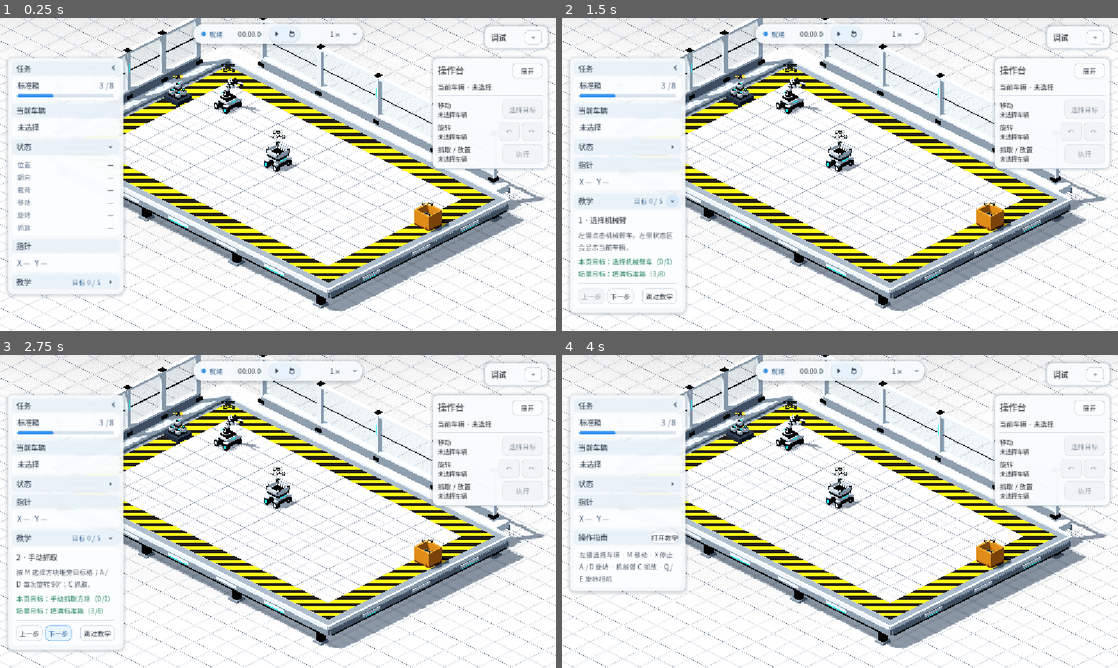
Above: before the commit, frames 1-4 (two rows, left to right).
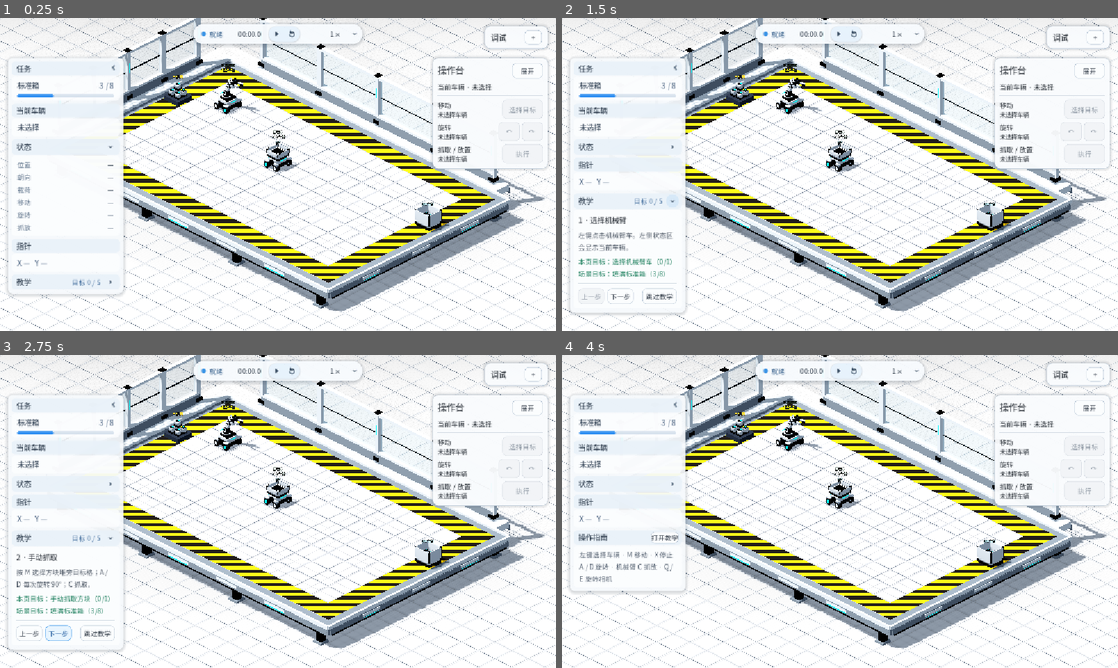
Above: after the commit, the same moments.

Repository: Ri0n72Y/automata
Game: Godot game, scene res://scenes/scene_01/scene_01_basic_packing.tscn
Two runs of this game, one before a commit and one after it. Both use one fixed random seed, a clock stepped at 60 frames per second and the inputs below.
Inputs (mouse positions are in pixels of both pictures, inside the frame that each line leads up to):
- Up to frame 1 (0.25 s): no input
- Up to frame 2 (1.5 s): click (673, 146) at 0.5 s; click (673, 199) at 1.27 s
- Up to frame 3 (2.75 s): click "下一步" at 2 s
- Up to frame 4 (4 s): click "上一步" at 2.75 s; click "跳过教学" at 3.5 s

The runs differ from the first frame. In frame 1, 0.3% of the frame differs, in the area x 74-81%, y 59-68%; in frame 2, 0.3%; in frame 3, 0.3%; in frame 4, 0.3%.

Commit message:
art(scene-01): upgrade receiver box hard-surface visual

Diff:
--- a/scenes/scene_01/objects/standard_box.tscn
+++ b/scenes/scene_01/objects/standard_box.tscn
@@ -1,8 +1,13 @@
-[gd_scene load_steps=10 format=3 uid="uid://d3qj14box001"]
+[gd_scene load_steps=13 format=3 uid="uid://d3qj14box001"]
 
 [ext_resource type="Script" path="res://scripts/scene_01/scene_01_item_receiver_node.gd" id="1_node"]
 [ext_resource type="Script" path="res://scripts/objects/standard_box.gd" id="2_resource"]
 [ext_resource type="PackedScene" path="res://scenes/scene_01/objects/standard_block_placeholder.tscn" id="3_block"]
+[ext_resource type="Material" path="res://scenes/scene_01/materials/painted_white.tres" id="4_white"]
+[ext_resource type="Material" path="res://scenes/scene_01/materials/dark_mechanical_metal.tres" id="5_dark"]
+[ext_resource type="Material" path="res://scenes/scene_01/materials/cyan_emissive.tres" id="6_cyan"]
+[ext_resource type="ArrayMesh" path="res://assets/scene_01/meshes/rounded_shell.obj" id="7_shell"]
+[ext_resource type="ArrayMesh" path="res://assets/scene_01/meshes/beveled_panel.obj" id="8_panel"]
 
 [sub_resource type="Resource" id="Resource_box"]
 resource_local_to_scene = true
@@ -11,24 +16,17 @@
 capacity = 8
 initial_count = 3
 
-[sub_resource type="StandardMaterial3D" id="CrateMaterial"]
-albedo_color = Color(0.36, 0.18, 0.07, 1)
-metallic = 0.08
-roughness = 0.78
+[sub_resource type="CylinderMesh" id="CornerPostMesh"]
+top_radius = 0.032
+bottom_radius = 0.032
+height = 0.54
+radial_segments = 16
 
-[sub_resource type="StandardMaterial3D" id="RimMaterial"]
-albedo_color = Color(0.72, 0.42, 0.12, 1)
-metallic = 0.18
-roughness = 0.58
+[sub_resource type="BoxMesh" id="StatusStripMesh"]
+size = Vector3(0.42, 0.035, 0.022)
 
-[sub_resource type="BoxMesh" id="BaseMesh"]
-size = Vector3(0.9, 0.18, 0.82)
-
-[sub_resource type="BoxMesh" id="SideWallMesh"]
-size = Vector3(0.08, 0.62, 0.82)
-
-[sub_resource type="BoxMesh" id="FrontWallMesh"]
-size = Vector3(0.9, 0.62, 0.08)
+[sub_resource type="BoxMesh" id="InnerRailMesh"]
+size = Vector3(0.045, 0.12, 0.58)
 
 [node name="StandardBox" type="Node3D"]
 script = ExtResource("1_node")
@@ -38,30 +36,82 @@
 [node name="VisualRoot" type="Node3D" parent="."]
 unique_name_in_owner = true
 
-[node name="Base" type="MeshInstance3D" parent="VisualRoot"]
-position = Vector3(0, 0.09, 0)
-mesh = SubResource("BaseMesh")
-material_override = SubResource("CrateMaterial")
+[node name="LowerPlinth" type="MeshInstance3D" parent="VisualRoot"]
+position = Vector3(0, 0.075, 0)
+scale = Vector3(0.92, 0.12, 0.84)
+mesh = ExtResource("7_shell")
+material_override = ExtResource("5_dark")
+
+[node name="OuterBase" type="MeshInstance3D" parent="VisualRoot"]
+position = Vector3(0, 0.155, 0)
+scale = Vector3(0.84, 0.13, 0.76)
+mesh = ExtResource("7_shell")
+material_override = ExtResource("4_white")
+
+[node name="InnerBed" type="MeshInstance3D" parent="VisualRoot"]
+position = Vector3(0, 0.205, 0)
+scale = Vector3(0.68, 0.025, 0.58)
+mesh = ExtResource("8_panel")
+material_override = ExtResource("5_dark")
 
 [node name="WallLeft" type="MeshInstance3D" parent="VisualRoot"]
-position = Vector3(-0.41, 0.4, 0)
-mesh = SubResource("SideWallMesh")
-material_override = SubResource("RimMaterial")
+position = Vector3(-0.405, 0.46, 0)
+scale = Vector3(0.055, 0.5, 0.72)
+mesh = ExtResource("8_panel")
+material_override = ExtResource("4_white")
 
 [node name="WallRight" type="MeshInstance3D" parent="VisualRoot"]
-position = Vector3(0.41, 0.4, 0)
-mesh = SubResource("SideWallMesh")
-material_override = SubResource("RimMaterial")
+position = Vector3(0.405, 0.46, 0)
+scale = Vector3(0.055, 0.5, 0.72)
+mesh = ExtResource("8_panel")
+material_override = ExtResource("4_white")
 
 [node name="WallFront" type="MeshInstance3D" parent="VisualRoot"]
-position = Vector3(0, 0.4, -0.37)
-mesh = SubResource("FrontWallMesh")
-material_override = SubResource("RimMaterial")
+position = Vector3(0, 0.46, -0.365)
+scale = Vector3(0.76, 0.5, 0.055)
+mesh = ExtResource("8_panel")
+material_override = ExtResource("4_white")
 
 [node name="WallRear" type="MeshInstance3D" parent="VisualRoot"]
-position = Vector3(0, 0.4, 0.37)
-mesh = SubResource("FrontWallMesh")
-material_override = SubResource("RimMaterial")
+position = Vector3(0, 0.46, 0.365)
+scale = Vector3(0.76, 0.5, 0.055)
+mesh = ExtResource("8_panel")
+material_override = ExtResource("4_white")
+
+[node name="InnerRailLeft" type="MeshInstance3D" parent="VisualRoot"]
+position = Vector3(-0.34, 0.31, 0)
+mesh = SubResource("InnerRailMesh")
+material_override = ExtResource("5_dark")
+
+[node name="InnerRailRight" type="MeshInstance3D" parent="VisualRoot"]
+position = Vector3(0.34, 0.31, 0)
+mesh = SubResource("InnerRailMesh")
+material_override = ExtResource("5_dark")
+
+[node name="CornerPostFrontLeft" type="MeshInstance3D" parent="VisualRoot"]
+position = Vector3(-0.405, 0.47, -0.365)
+mesh = SubResource("CornerPostMesh")
+material_override = ExtResource("5_dark")
+
+[node name="CornerPostFrontRight" type="MeshInstance3D" parent="VisualRoot"]
+position = Vector3(0.405, 0.47, -0.365)
+mesh = SubResource("CornerPostMesh")
+material_override = ExtResource("5_dark")
+
+[node name="CornerPostRearLeft" type="MeshInstance3D" parent="VisualRoot"]
+position = Vector3(-0.405, 0.47, 0.365)
+mesh = SubResource("CornerPostMesh")
+material_override = ExtResource("5_dark")
+
+[node name="CornerPostRearRight" type="MeshInstance3D" parent="VisualRoot"]
+position = Vector3(0.405, 0.47, 0.365)
+mesh = SubResource("CornerPostMesh")
+material_override = ExtResource("5_dark")
+
+[node name="ReceiverStatusStrip" type="MeshInstance3D" parent="VisualRoot"]
+position = Vector3(0, 0.23, -0.398)
+mesh = SubResource("StatusStripMesh")
+material_override = ExtResource("6_cyan")
 
 [node name="CapacitySlots" type="Node3D" parent="VisualRoot"]
 unique_name_in_owner = true
@@ -111,4 +161,4 @@
 text = "3/8 装箱"
 font_size = 28
 outline_size = 8
-modulate = Color(1, 0.9, 0.58, 1)
+modulate = Color(0.72, 0.96, 1, 1)
